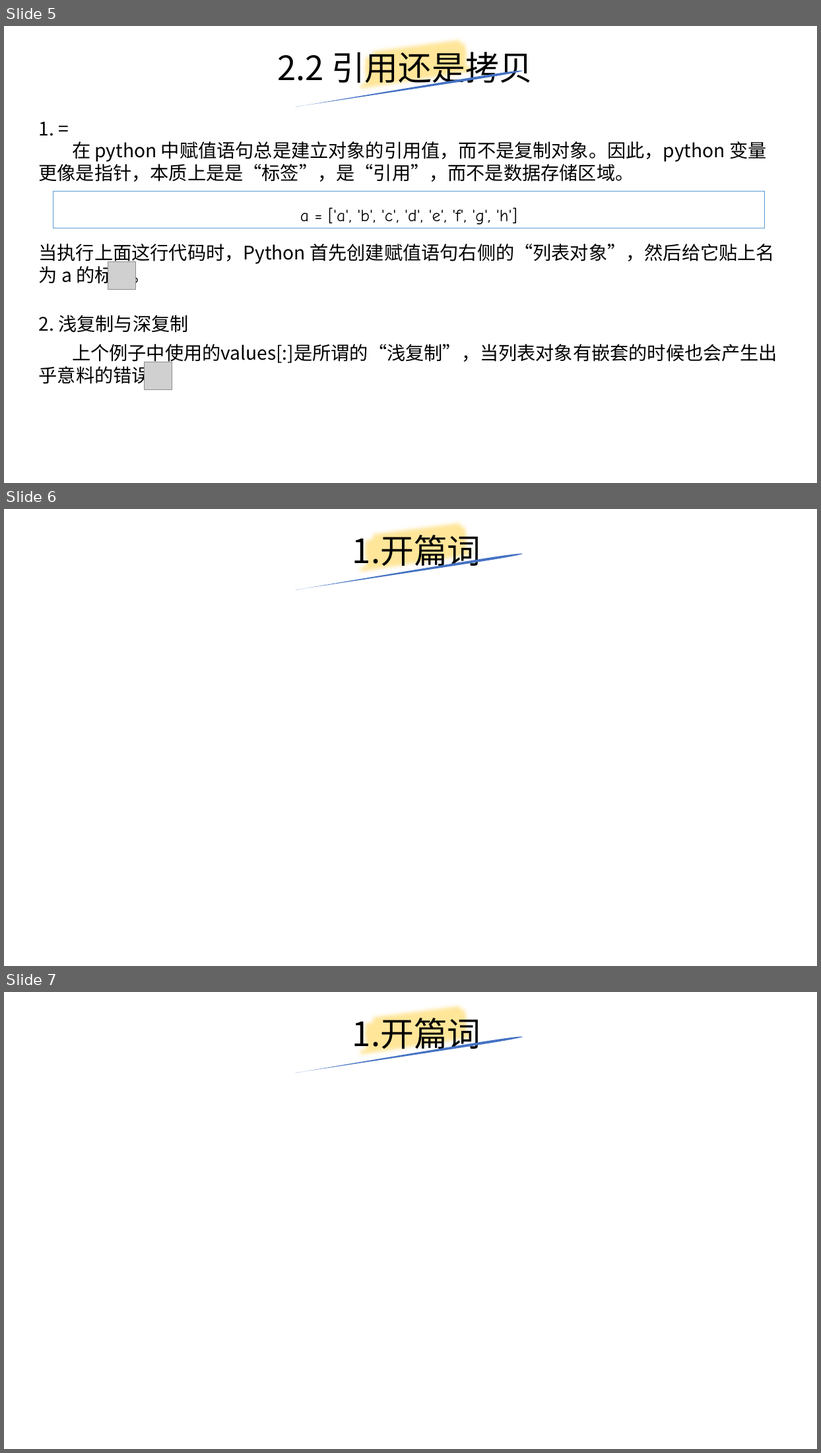
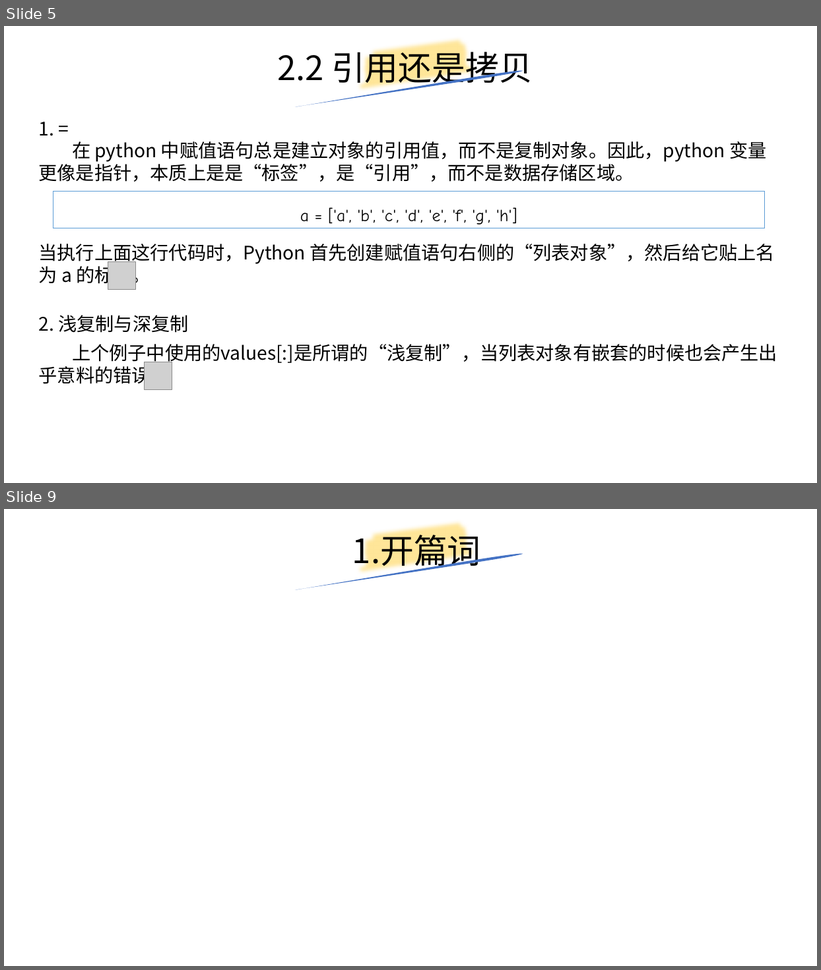
Before and after one commit to yiwenliu/CorePython, a slide deck: PPT/新建 PPTX 演示文稿.pptx. Shown one above the other, each under a label of ours: slides 5, 6 and 7 before the commit, slides 5 and 9 after it; the slides between them are not shown. The pictures are 821x1453 and 821x970 pixels, drawn with LibreOffice and Linux fonts; fonts in the diff are those of the drawing; grey boxes stand for pictures. Boxes give left, top, right and bottom in pixels: in the first picture for what was removed or moved away, otherwise in the second. Text is boxed around its words. In the diff, an @@ line names an element or a change of style, - is before the commit and + after.

```diff
--- a/PPT/新建 PPTX 演示文稿.pptx
+++ b/PPT/新建 PPTX 演示文稿.pptx
@@ slide 6 removed at bbox=[4, 509, 817, 966], background #FFFFFF @@
@@ freeform shape removed at bbox=[356, 509, 480, 590] @@
@@ title removed at bbox=[352, 529, 481, 572] @@
-1.开篇词
@@ freeform shape removed at bbox=[294, 553, 523, 590] @@
@@ what was slide 7 is now slide 9 @@
```
Also in this commit, not shown: 3 slides added, 1 other file.
